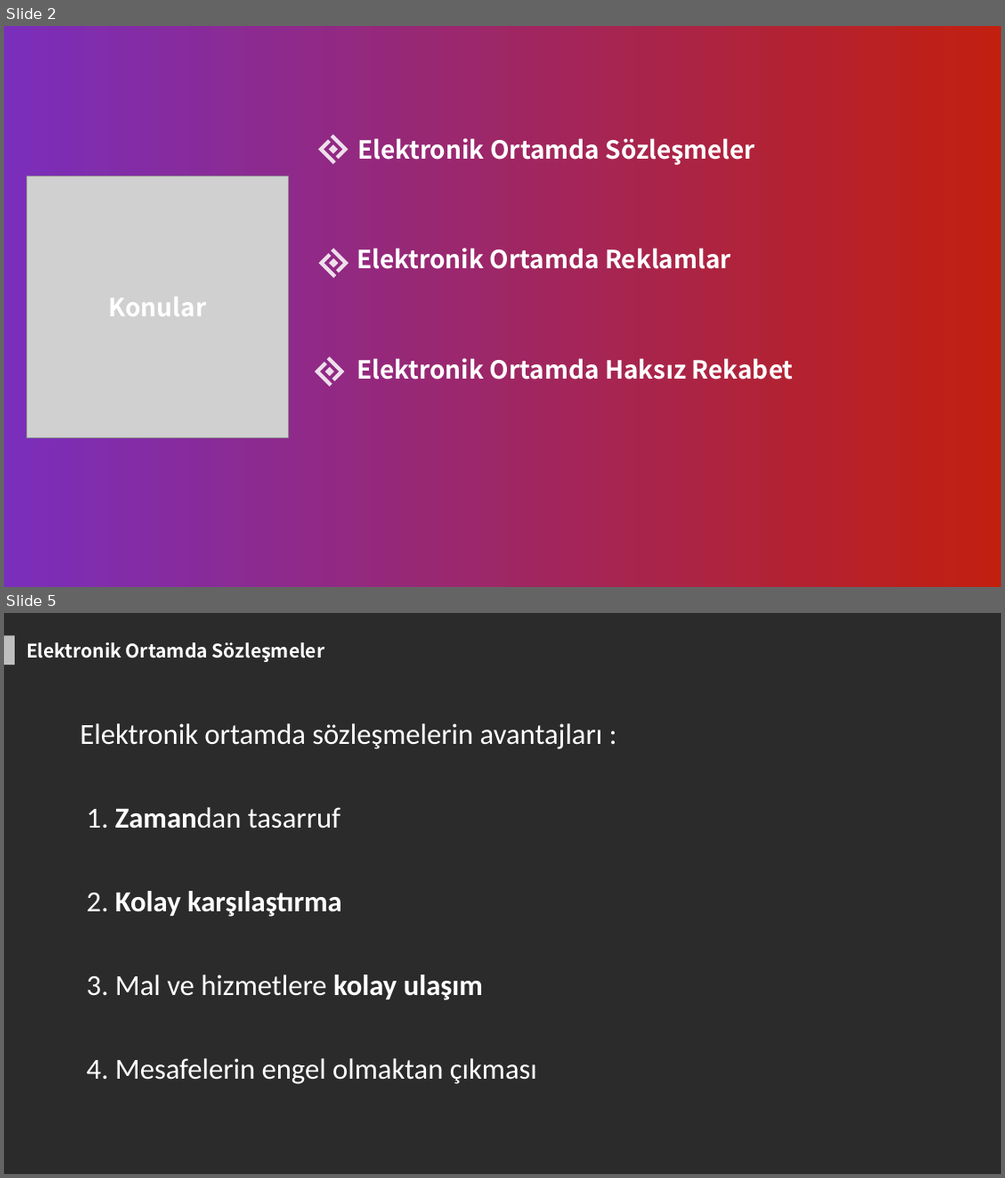
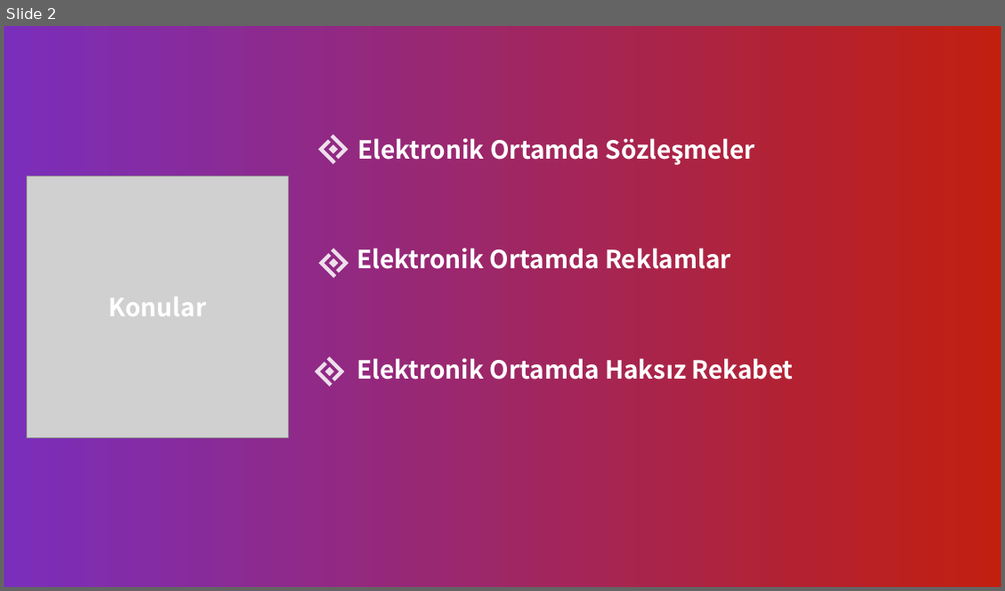
Before and after one commit to zafer-sn/MOS108-Bilisim-Hukuku, a slide deck: Hafta6/Hafta6.pptx. Shown one above the other, each under a label of ours: slides 2 and 5 before the commit, slide 2 after it; the slides between them are not shown. The pictures are 1005x1178 and 1005x591 pixels, drawn with LibreOffice and Linux fonts; fonts in the diff are those of the drawing; grey boxes stand for pictures; background and template pictures are left out; a plain dark background stands for a picture behind light text. Boxes give left, top, right and bottom in pixels: in the first picture for what was removed or moved away, otherwise in the second. Text is boxed around its words. In the diff, an @@ line names an element or a change of style, - is before the commit and + after.

```diff
--- a/Hafta6/Hafta6.pptx
+++ b/Hafta6/Hafta6.pptx
@@ slide 5 removed at (4, 613, 1001, 1174), background picture (left out) @@
@@ rectangle removed at (4, 635, 15, 665) @@
@@ text removed at (26, 642, 208, 658) @@
-Elektronik Ortamda Sözleşmeler
@@ text removed at (80, 723, 603, 1084) @@
-Elektronik ortamda sözleşmelerin avantajları :
-1. Zamandan tasarruf
-2. Kolay karşılaştırma
-3. Mal ve hizmetlere kolay ulaşım
-4. Mesafelerin engel olmaktan çıkması
```
Also in this commit, not shown: 3 slides changed, 22 slides added, 28 other slides removed, 1 other file.
